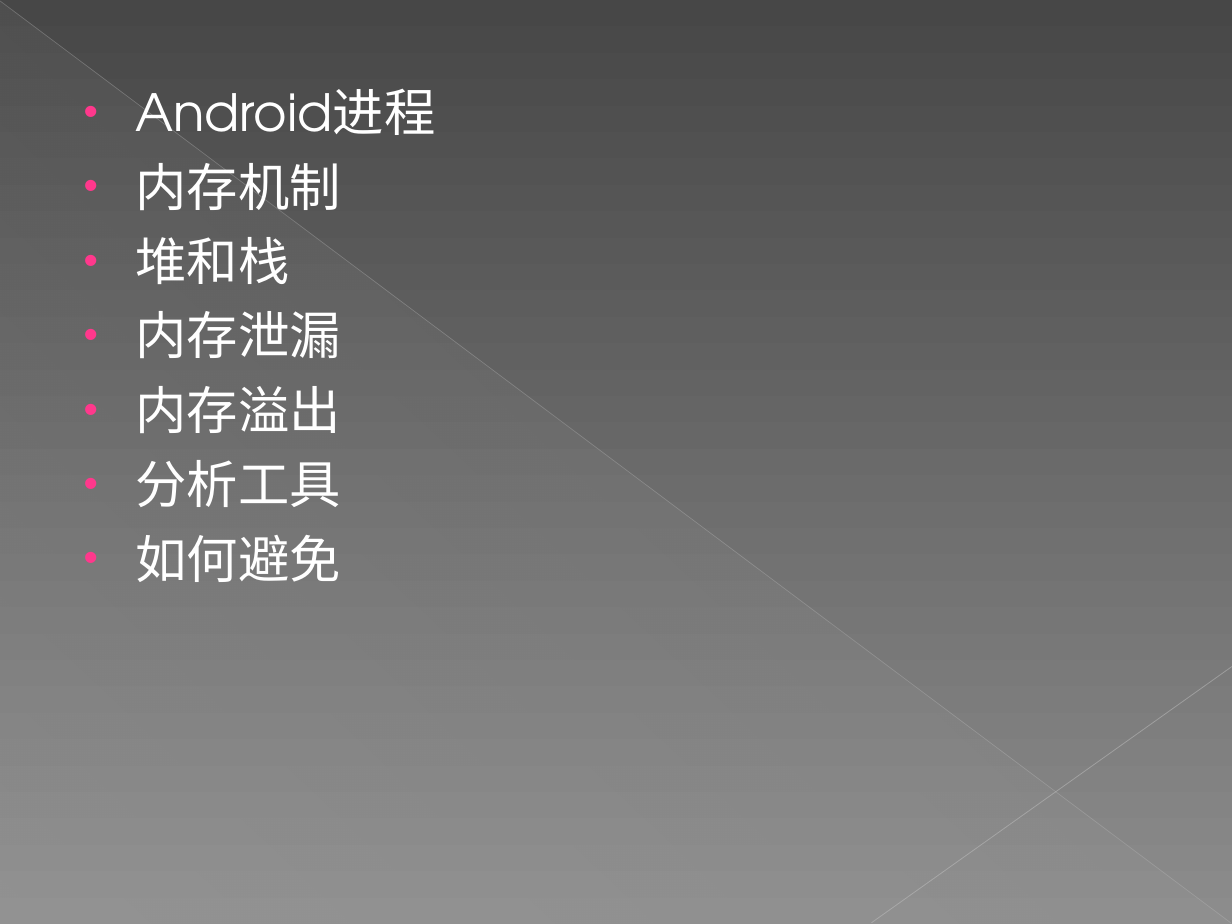
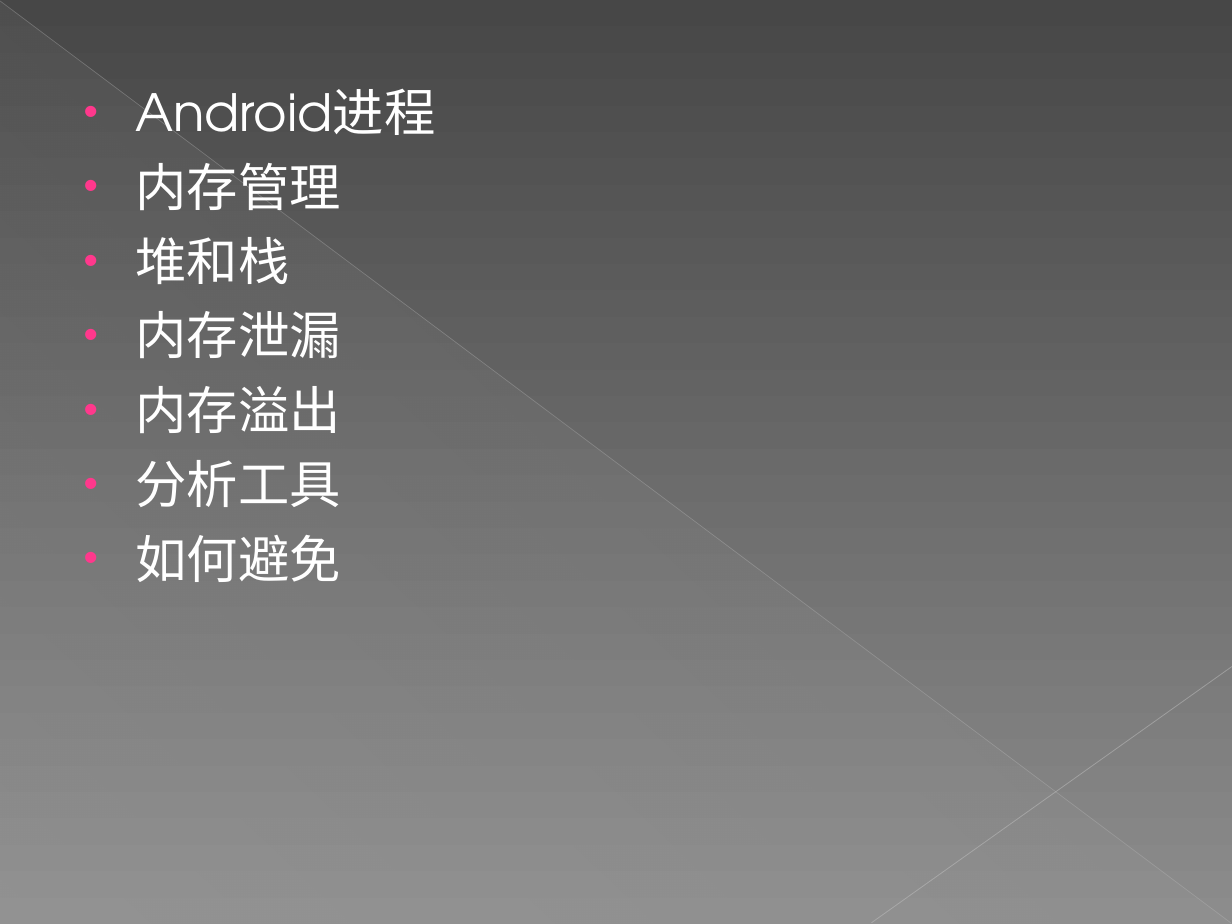
Before and after one commit to Horizonxy/mango, a slide deck: slide 2 of Android内存分析.ppt. Drawn at 1232x924 pixels with LibreOffice and Linux fonts; fonts in the diff are those of the drawing. Boxes give left, top, right and bottom in pixels: in the first picture for what was removed or moved away, otherwise in the second. Text is boxed around its words. In the diff, an @@ line names an element or a change of style, - is before the commit and + after.

```diff
--- a/Android内存分析.ppt
+++ b/Android内存分析.ppt
@@ text at (x1=136, y1=163, x2=341, y2=210): text changed @@
-• 内存机制
+• 内存管理
```
Also in this commit, not shown: 1 other slide changed, 20 other files.
